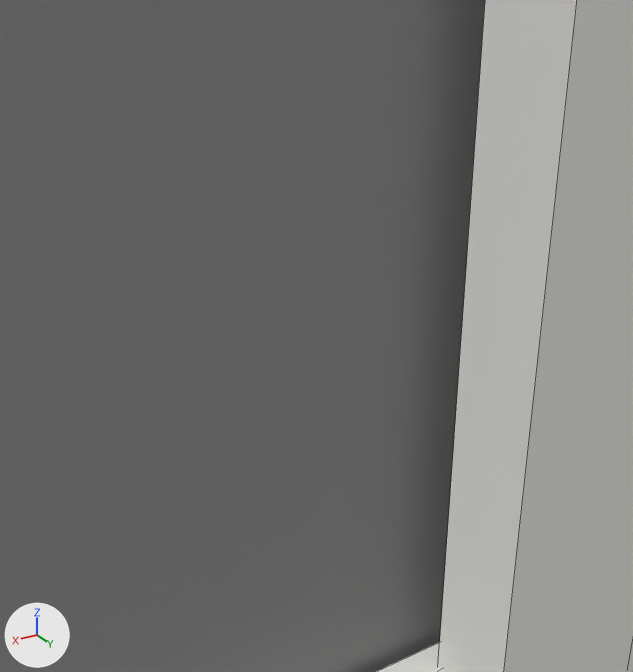
The Blender file Assets/models/bathroom01/bathroom01r_walls_floor_and_ceiling.blend as it was, and as the next commit left it.
Both versions are drawn from a 50 mm lens placed at (3.028, -1.75, 4.478), pointed at (2.481, -2.66, 4.023). Lighting does not change. The marker at lower left points along +X, +Y and +Z. Mesh edges are drawn as thin lines.

Before the edit, the objects in view are built like this:
```python
me_cube_001 = bpy.data.meshes.new('Cube.001')
me_cube_001.from_pydata(...)  # 28 vertices, 26 faces; spans x -1.0..1.0, y -1.0..1.0, z -1.0..1.0
me_cube_001.materials.append(mat_paneled_wall)  # its picture is missing
me_plane_009 = bpy.data.meshes.new('Plane.009')
me_plane_009.from_pydata(...)  # 12 vertices, 5 faces; spans x -1.0..1.0, y -1.0..1.0, z 0.0
me_plane_009.materials.append(mat_wall01)  # its picture is missing
me_plane_010 = bpy.data.meshes.new('Plane.010')
me_plane_010.from_pydata(...)  # 32 vertices, 22 faces; spans x -1.0..1.0, y -1.39..0.61, z -0.11..0.03
me_plane_010.materials.append(mat_paneled_wall)  # its picture is missing
ob_door_trim = bpy.data.objects.new('door_trim', me_cube_001)
ob_door_trim.location = (0.0, -2.827, 3.5)
ob_door_trim.scale = (2.0, 0.1, 3.5)
ob_paneled_wall_top_001 = bpy.data.objects.new('paneled_wall_top.001', me_plane_010)
ob_paneled_wall_top_001.parent = ob_wall_bottom
ob_paneled_wall_top_001.matrix_parent_inverse = Matrix(((-0.222, 0.0, 0.0, 0.0), (0.0, 0.0, 0.222, -1.0), (0.0, 1.0, 0.0, 3.007), (0.0, 0.0, 0.0, 1.0)))
ob_paneled_wall_top_001.location = (0.0, -2.867, 2.098)
ob_paneled_wall_top_001.rotation_euler = (1.571, 0.0, 3.142)  # degrees (90, 0, 180)
ob_paneled_wall_top_001.scale = (4.5, 1.5, 1.0)
ob_wall_bottom = bpy.data.objects.new('wall_bottom', me_plane_009)
ob_wall_bottom.location = (0.0, -3.013, 4.5)
ob_wall_bottom.rotation_euler = (1.571, 0.0, 3.142)  # degrees (90, 0, 180)
ob_wall_bottom.scale = (4.5, 4.5, 1.0)
```
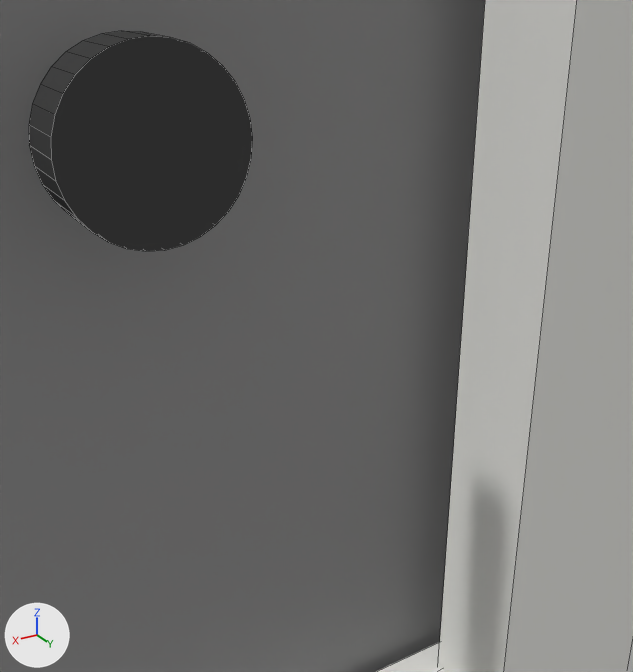
Pixel boxes [x1, y1, x2, y2] of what changed, in the pictures (633 x 672 px):
```json
{"object": "light_switch", "change": "added", "after": [29, 31, 252, 251], "on screen": "black"}
```

Edits to the scene script, one JSON object a line:
```json
{"op": "add", "block": "me_cylinder", "code": ["me_cylinder = bpy.data.meshes.new('Cylinder')", "me_cylinder.from_pydata(...)  # a 32-sided cylinder along z spanning x -1.0..1.0, y -1.0..1.0, z -1.0..1.0", "me_cylinder.materials.append(mat_rusted_metal)  # its picture is missing"]}
{"op": "add", "block": "ob_light_switch", "code": ["ob_light_switch = bpy.data.objects.new('light_switch', me_cylinder)", "ob_light_switch.location = (2.625, -2.864, 4.257)", "ob_light_switch.rotation_euler = (1.571, 0.0, 0.0)  # degrees (90, 0, 0)", "ob_light_switch.scale = (0.135, 0.135, 0.0505)"]}
```
